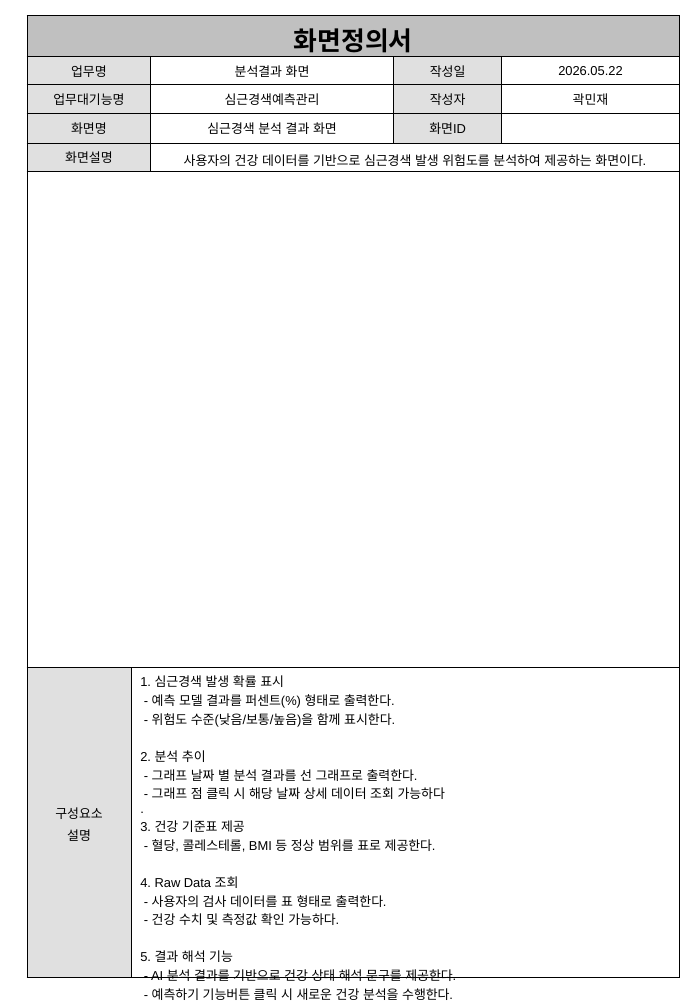
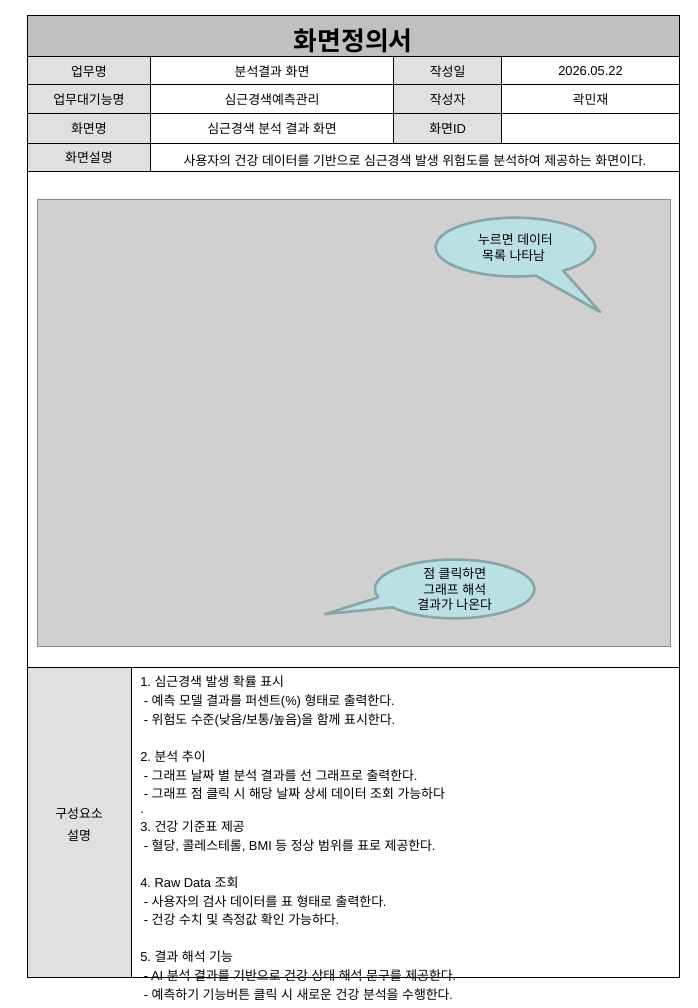
Before and after one commit to seongjun5517/PKNU_Project2, a slide deck: slide 3 of Project2_1/DB산출물/03_화면정의서.pptx. Drawn at 698x1008 pixels with LibreOffice and Linux fonts; fonts in the diff are those of the drawing; grey boxes stand for pictures. Boxes give left, top, right and bottom in pixels: in the first picture for what was removed or moved away, otherwise in the second. Text is boxed around its words. In the diff, an @@ line names an element or a change of style, - is before the commit and + after.

```diff
--- a/Project2_1/DB산출물/03_화면정의서.pptx
+++ b/Project2_1/DB산출물/03_화면정의서.pptx
@@ picture added at [37,199,671,647] @@
@@ speech bubble added at [436,218,596,276], fill #BBE0E3, outline #8AA6A8 2 pt, 10 pt, text #000000 @@
+누르면 데이터 목록 나타남
@@ speech bubble added at [375,559,535,618], fill #BBE0E3, outline #8AA6A8 2 pt, 10 pt, text #000000 @@
+점 클릭하면 그래프 해석 결과가 나온다
```
Also in this commit, not shown: 1 other slide changed, 3 other files.
